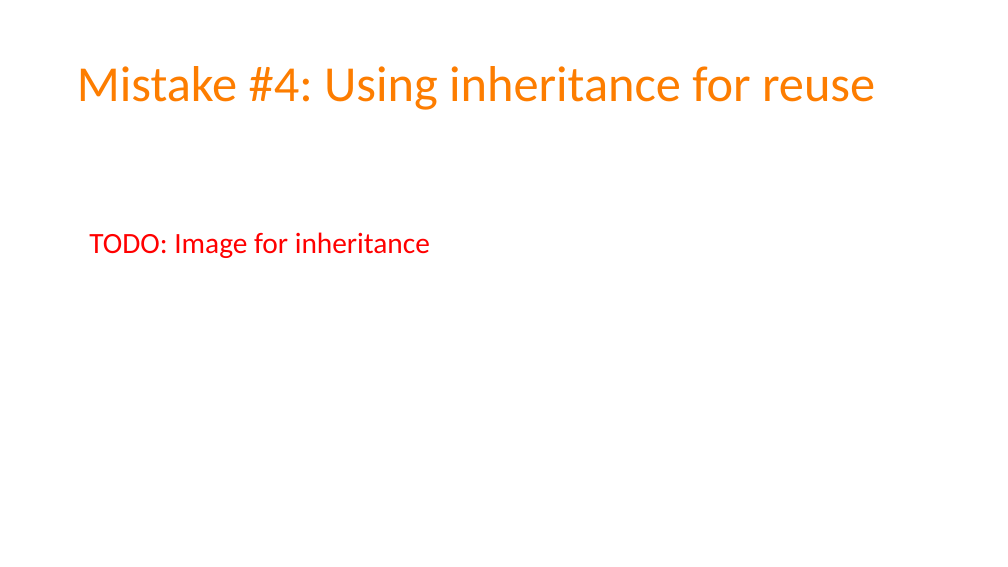
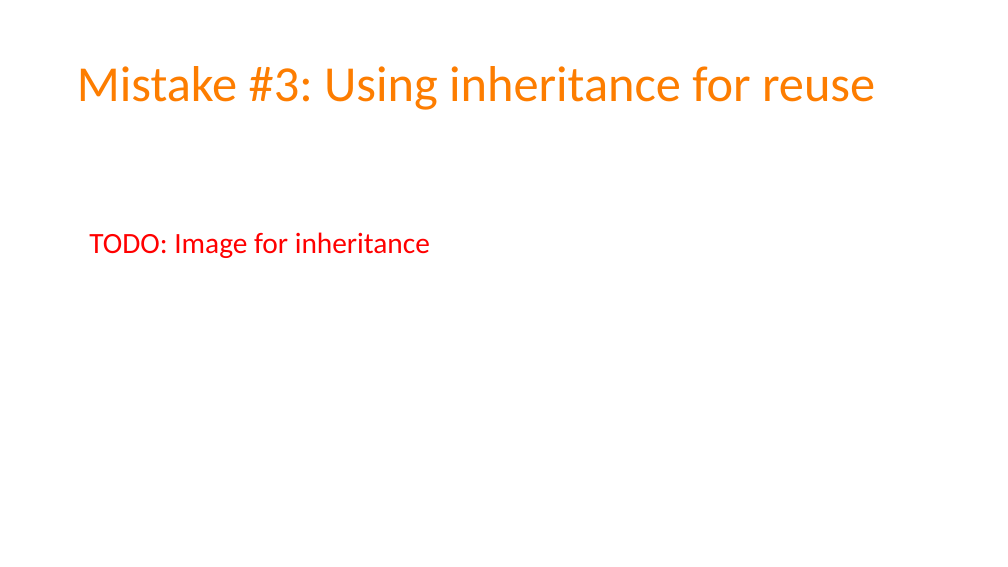
Before and after one commit to spetryjohnson/Talk-Patterns_of_Effective_Test_Setup, a slide deck: slide 36 of POETS - CodeMash 2017.pptx (slide 38 before the commit). Drawn at 1008x567 pixels with LibreOffice and Linux fonts; fonts in the diff are those of the drawing. Boxes give left, top, right and bottom in pixels: in the first picture for what was removed or moved away, otherwise in the second. Text is boxed around its words. In the diff, an @@ line names an element or a change of style, - is before the commit and + after.

```diff
--- a/POETS - CodeMash 2017.pptx
+++ b/POETS - CodeMash 2017.pptx
@@ title at box(77, 66, 875, 110): text changed @@
-Mistake #4: Using inheritance for reuse
+Mistake #3: Using inheritance for reuse
```
Also in this commit, not shown: 15 other slides changed, 2 slides added, 2 slides removed, 1 other file.
